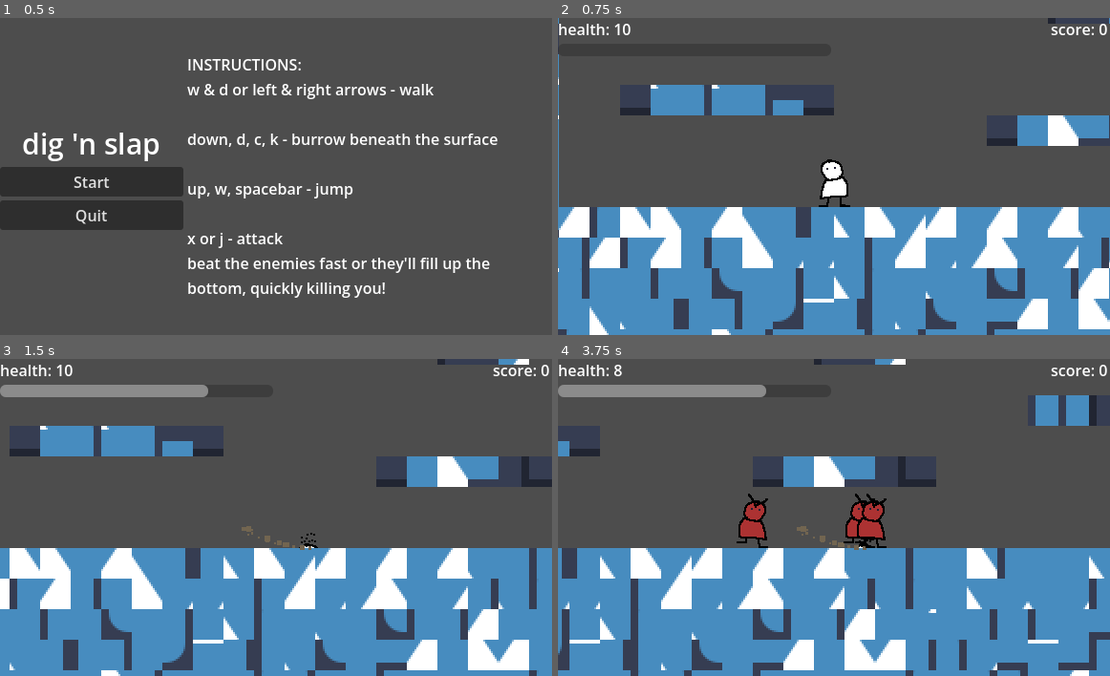
Above: before the commit, frames 1-4 (two rows, left to right).
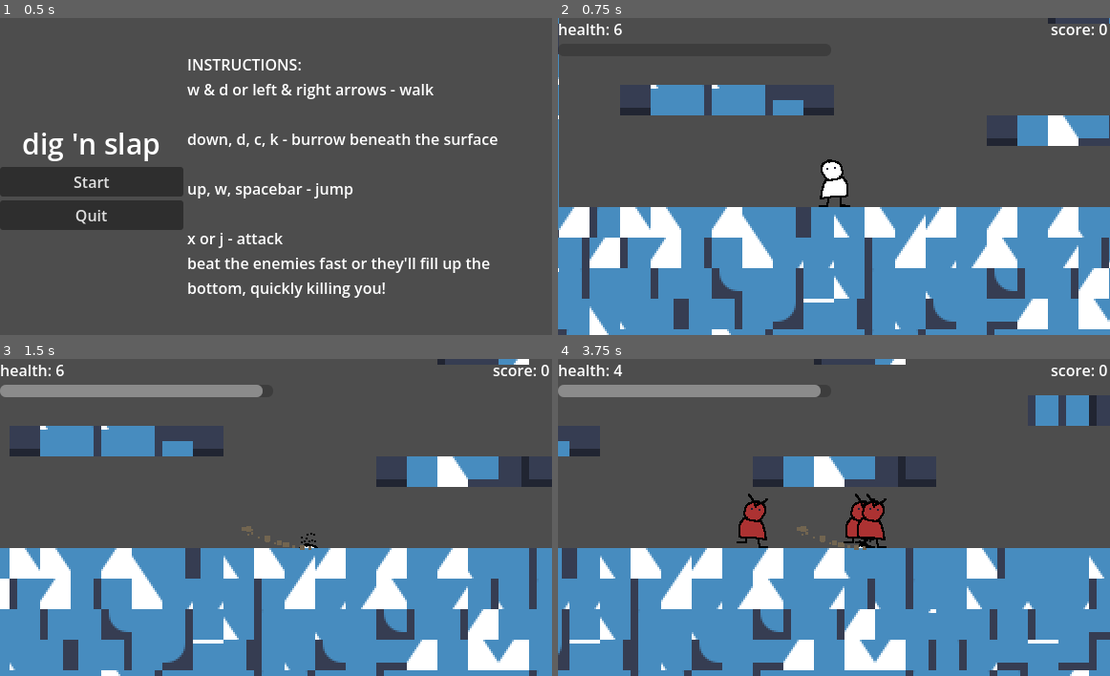
Above: after the commit, the same moments.

Repository: diflouroethane/hc-campfire
Game: Godot game, scene res://main_menu.tscn
Same seed, same stepped clock (60 frames per second), same inputs: the game is played once before the commit and once after it. The engine's default icon, where the game draws it, is replaced by a stand-in: a white triangle on a blue panel in a dark square.
Inputs:
- Up to frame 1 (0.5 s): no input
- Up to frame 2 (0.75 s): click "Start" at 0.5 s
- Up to frame 3 (1.5 s): tap Enter at 1.25 s; hold Right (right) from 1.28 s (still down); tap K (burrow) at 1.35 s
- Up to frame 4 (3.75 s): tap Space (jump) at 1.52, 2.27 s; tap X (attack) at 2.1 s; tap K (burrow) at 2.3, 2.85, 3.6 s; release Right (right) at 2.78 s; hold Left (left) 2.78-3.53 s; hold Right (right) from 3.53 s (still down)

Frame 1 is identical in both runs. In frame 2, less than 0.1% of the frame differs, in the area x 10-14%, y 1-6%; in frame 3, 0.5%, in the area x 10-48%, y 1-13%; in frame 4, 0.4%.

Commit message:
minor changes

Diff:
--- a/enemy_spawner.gd
+++ b/enemy_spawner.gd
@@ -1,8 +1,10 @@
 extends Node2D
+
+class_name EnemySpawner
 
 @export var toSpawn: PackedScene
 @export var dir: directions
-@export_range(0.0, 100.0) var time_to_wait: float = 3.0
+@export_range(0.0, 100.0) var time_to_wait: float = 1.75
 enum directions {LEFT, RIGHT}
 
 # Called when the node enters the scene tree for the first time.
@@ -10,7 +12,7 @@
 	if time_to_wait == 0:
 		$Timer.queue_free()
 	else:
-		$Timer.wait_time = time_to_wait if time_to_wait > 0 else 1
+		$Timer.wait_time = time_to_wait if time_to_wait > 0 else 1.0
 
 
 # Called every frame. 'delta' is the elapsed time since the previous frame.
--- a/main.gd
+++ b/main.gd
@@ -9,7 +9,10 @@
 
 # Called every frame. 'delta' is the elapsed time since the previous frame.
 func _process(_delta: float) -> void:
-	pass
+	var enemy_spawners = $EnemySpawners.get_children()
+	#for i in enemy_spawners:
+		#print(i.time_to_wait)
+		#i.time_to_wait -= 0.0005 if i.time_to_wait >= 0.0001 else 0
 
 func _on_health_spawn_timer_timeout() -> void:
 	var possible_locs: Array[Node] = $HealthSpawners.get_children()
@@ -23,6 +26,7 @@
 
 
 func _on_player_game_over() -> void:
+	$GameOver/HBoxContainer/VBoxContainer/Label.text = "Game over.... score: " + str(Global.score)
 	$SadTrombone.play()
 	$GameOver.show()
 	#get_tree().paused = true
--- a/player.gd
+++ b/player.gd
@@ -7,7 +7,7 @@
 const JUMP_VELOCITY: float = -300.0
 var is_attacking: bool = false
 var is_under: bool = false
-var maxHealth: int = 10
+var maxHealth: int = 6
 var health: int = maxHealth
 var dir = "left"
 var damageable: bool = true
@@ -105,6 +105,7 @@
 
 func _on_burrow_timer_timeout() -> void:
 	print("kicking player out of burrow")
+	stop_burrow()
 	#if is_under:
 		#$CPUParticles2D.emitting = false
 		#is_under = false
--- a/player.tscn
+++ b/player.tscn
@@ -108,7 +108,7 @@
 disabled = true
 
 [node name="BurrowTimer" type="Timer" parent="." unique_id=1091450926]
-wait_time = 0.5
+wait_time = 3.0
 one_shot = true
 
 [node name="HurtTimer" type="Timer" parent="." unique_id=598546182]
